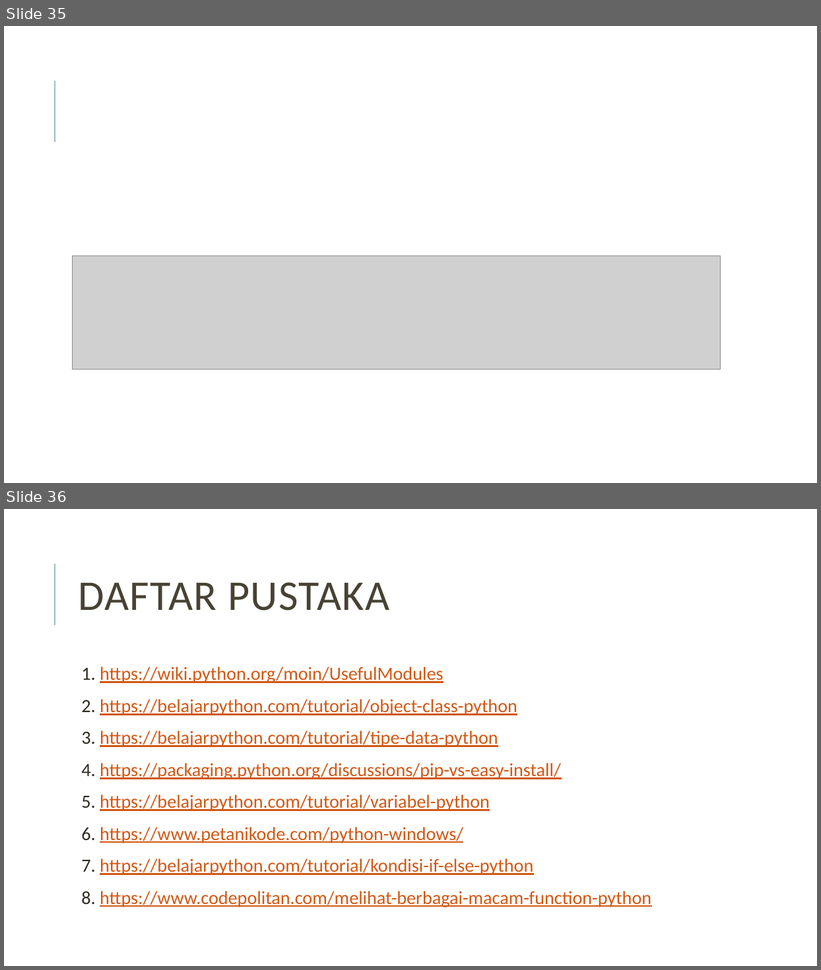
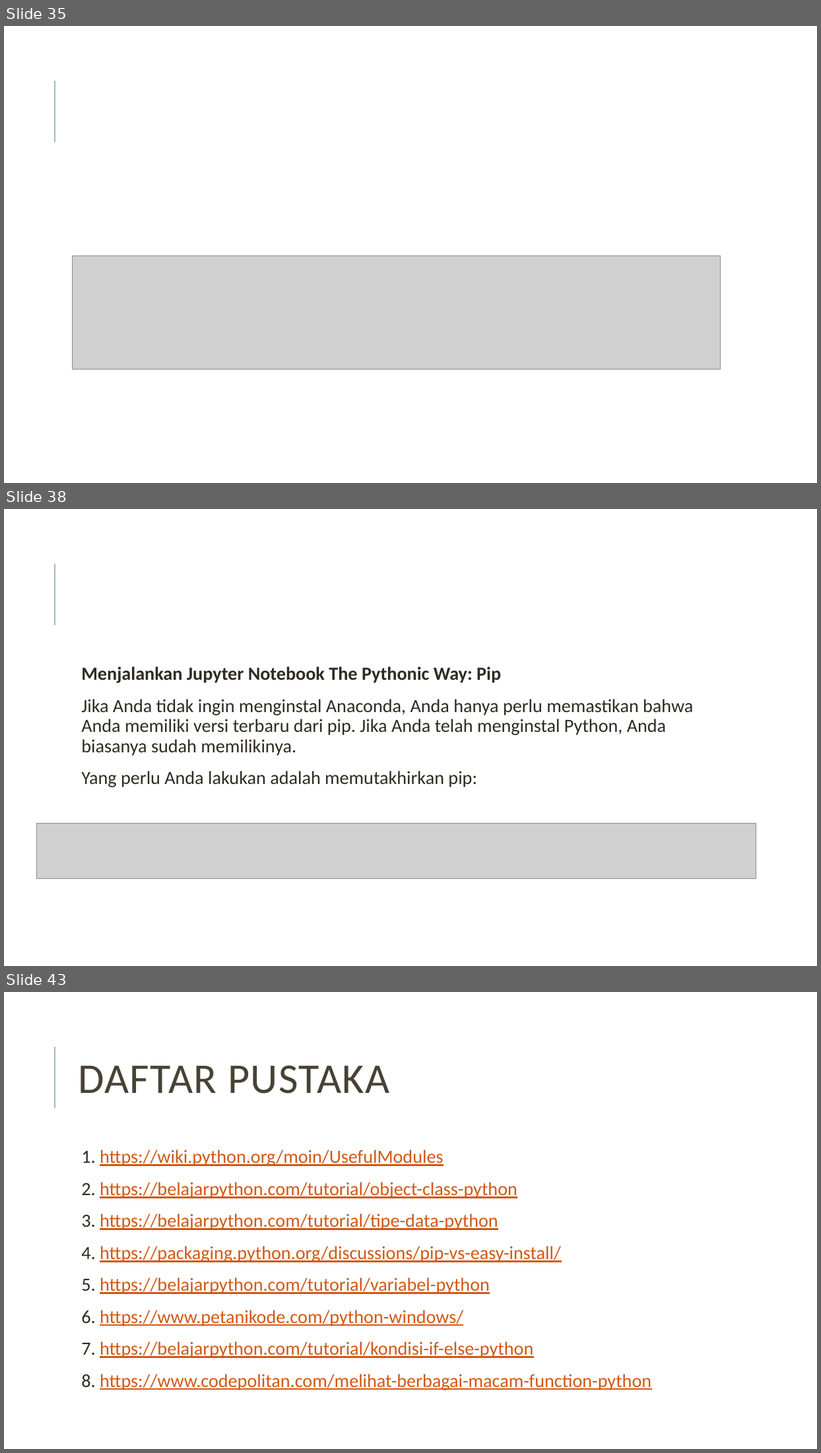
Before and after one commit to daryldiningrat/Pengantar-Deep-Learning, a slide deck: Tugas 1/DarylDiningrat_51415600_4IA17.pptx. Shown one above the other, each under a label of ours: slides 35 and 36 before the commit, slides 35, 38 and 43 after it; the slides between them are not shown. The pictures are 821x970 and 821x1453 pixels, drawn with LibreOffice and Linux fonts; fonts in the diff are those of the drawing; grey boxes stand for pictures. Boxes give left, top, right and bottom in pixels: in the first picture for what was removed or moved away, otherwise in the second. Text is boxed around its words. In the diff, an @@ line names an element or a change of style, - is before the commit and + after.

```diff
--- a/Tugas 1/DarylDiningrat_51415600_4IA17.pptx
+++ b/Tugas 1/DarylDiningrat_51415600_4IA17.pptx
@@ slide 38 added at (4,509,817,966), background #FFFFFF; not listed: 1 template element that a slide beside it also shows @@
@@ text added at (81,667,693,788), 22 pt, text #2E2B21 @@
+  Menjalankan Jupyter Notebook The Pythonic Way: Pip
+  Jika Anda tidak ingin menginstal Anaconda, Anda hanya perlu memastikan bahwa Anda memiliki versi terbaru dari pip. Jika Anda telah menginstal Python, Anda biasanya sudah memilikinya.
+  Yang perlu Anda lakukan adalah memutakhirkan pip:
@@ picture added at (37,823,756,879) @@
@@ what was slide 36 is now slide 43 @@
```
Also in this commit, not shown: 6 other slides added.
